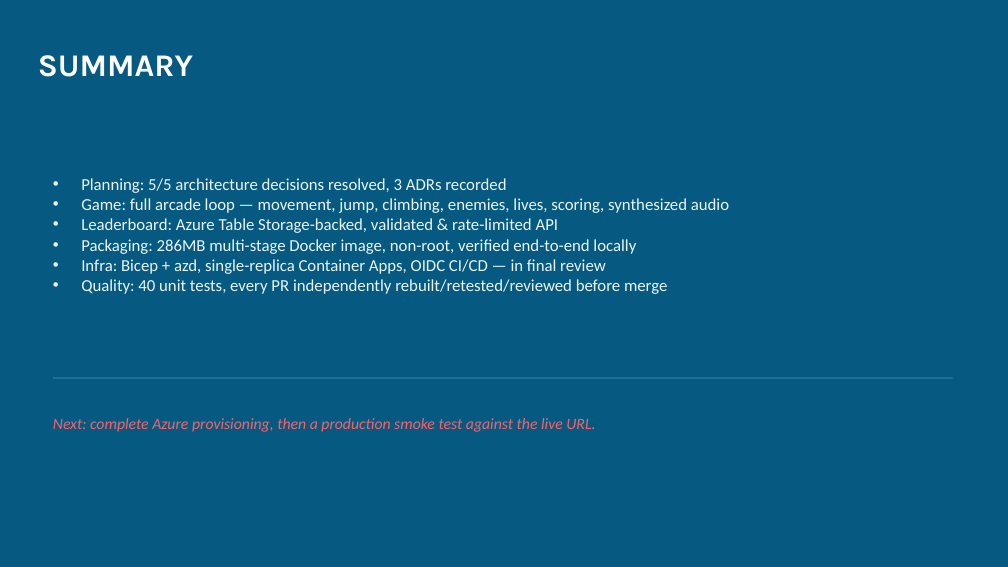
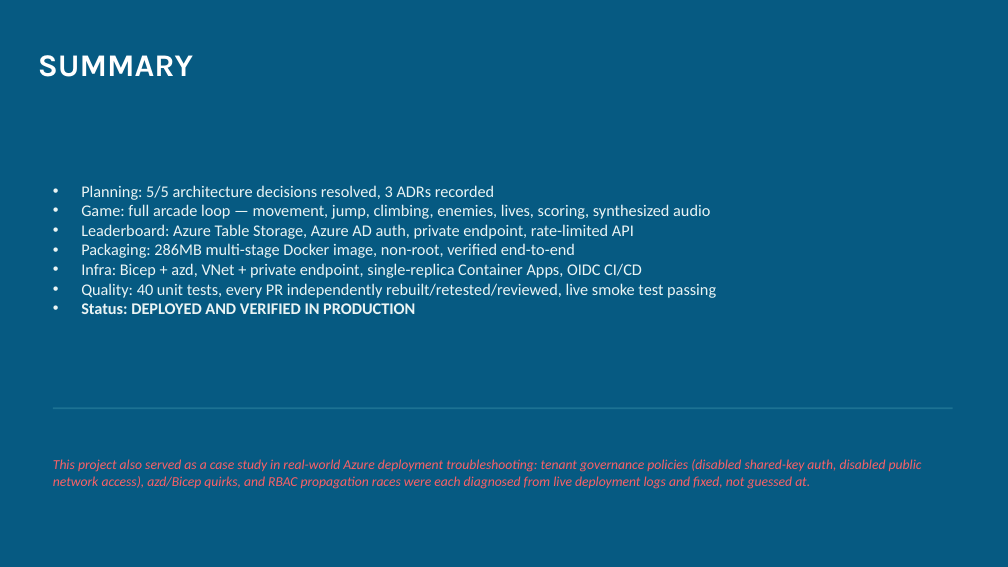
Before and after one commit to bedro96/raccoon, a slide deck: slide 10 of Ponpoko-Technical-Architecture.pptx. Drawn at 1008x567 pixels with LibreOffice and Linux fonts; fonts in the diff are those of the drawing. Boxes give left, top, right and bottom in pixels: in the first picture for what was removed or moved away, otherwise in the second. Text is boxed around its words. In the diff, an @@ line names an element or a change of style, - is before the commit and + after.

```diff
--- a/Ponpoko-Technical-Architecture.pptx
+++ b/Ponpoko-Technical-Architecture.pptx
@@ text at (81,185,710,219): size 16 to 15.5 pt in "Planning: 5/5 architecture decisions resolved, 3 ADRs ...", "Game: full arcade loop — movement, jump, ..." @@
@@ text at (81,224,716,314): text changed; size 16 to 15.5 pt @@
-• Leaderboard: Azure Table Storage-backed, validated & rate-limited API
-• Packaging: 286MB multi-stage Docker image, non-root, verified end-to-end locally
-• Infra: Bicep + azd, single-replica Container Apps, OIDC CI/CD — in final review
-• Quality: 40 unit tests, every PR independently rebuilt/retested/reviewed before merge
+• Leaderboard: Azure Table Storage, Azure AD auth, private endpoint, rate-limited API
+• Packaging: 286MB multi-stage Docker image, non-root, verified end-to-end
+• Infra: Bicep + azd, VNet + private endpoint, single-replica Container Apps, OIDC CI/CD
+• Quality: 40 unit tests, every PR independently rebuilt/retested/reviewed, live smoke test passing
+• Status: DEPLOYED AND VERIFIED IN PRODUCTION
@@ line moved from (53, 378) - (953, 378) to (53, 408) - (953, 408) @@
@@ text at (53,459,922,489): text changed; size 15 to 13 pt @@
-Next: complete Azure provisioning, then a production smoke test against the live URL.
+This project also served as a case study in real-world Azure deployment troubleshooting: tenant governance policies (disabled shared-key auth, disabled public network access), azd/Bicep quirks, and RBAC propagation races were each diagnosed from live deployment logs and fixed, not guessed at.
```
Also in this commit, not shown: 9 other slides changed.
